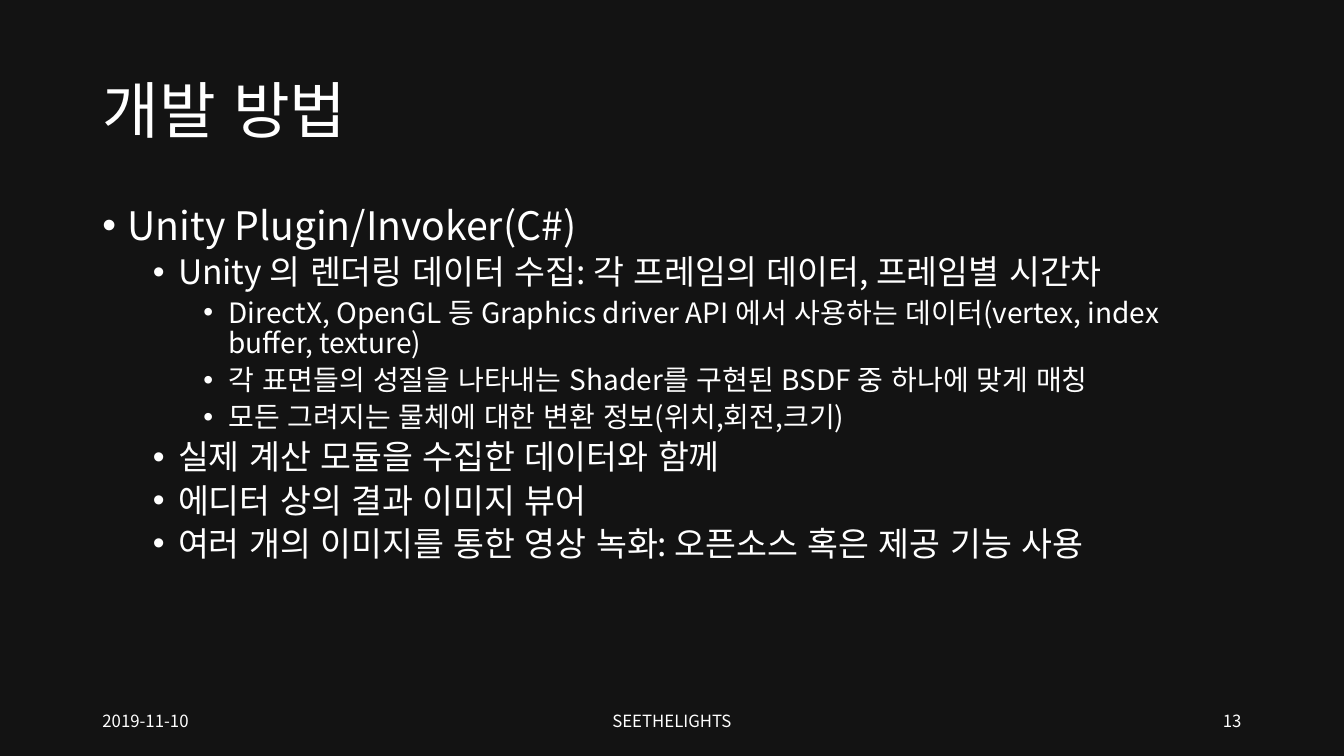
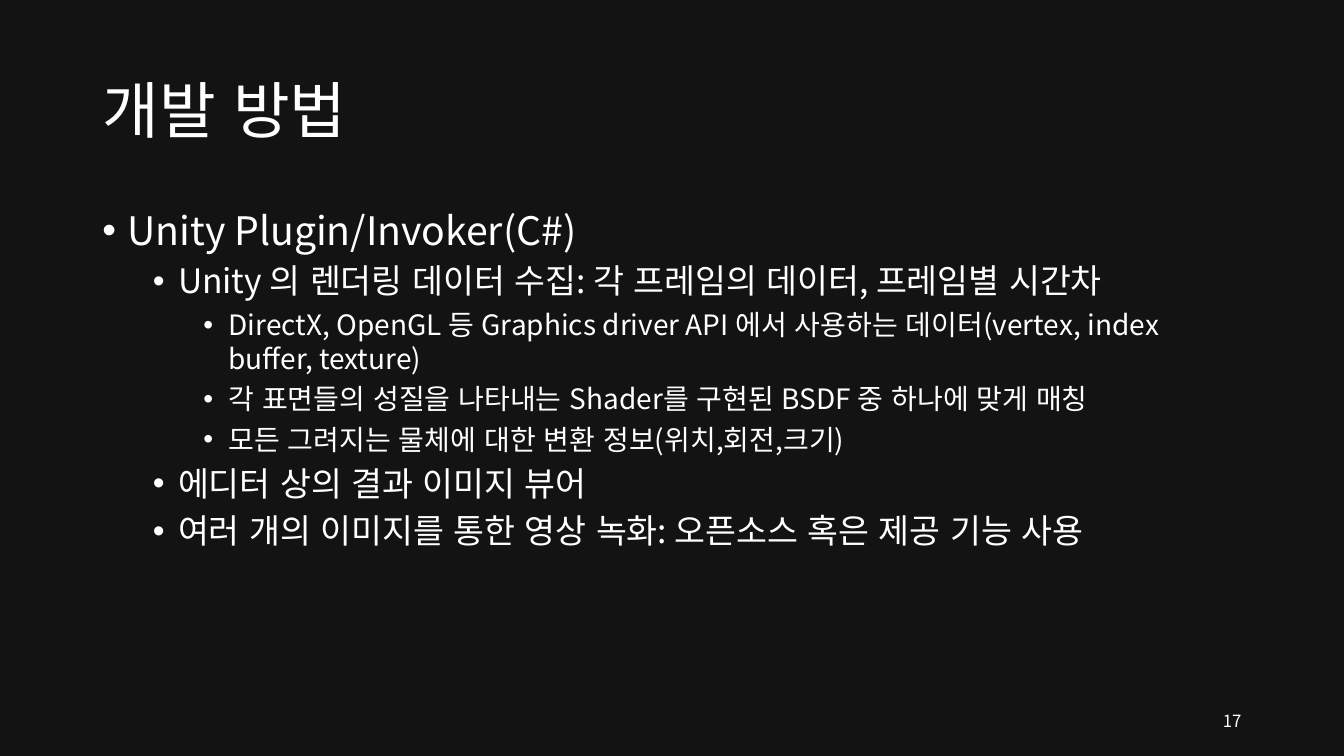
Before and after one commit to SEETHELGIHT/CapstonePlanning, a slide deck: slide 17 of doc/GPU-Accelerated_Ray_Tracing.pptx (slide 13 before the commit). Drawn at 1344x756 pixels with LibreOffice and Linux fonts; fonts in the diff are those of the drawing. Boxes give left, top, right and bottom in pixels: in the first picture for what was removed or moved away, otherwise in the second. Text is boxed around its words. In the diff, an @@ line names an element or a change of style, - is before the commit and + after.

```diff
--- a/doc/GPU-Accelerated_Ray_Tracing.pptx
+++ b/doc/GPU-Accelerated_Ray_Tracing.pptx
@@ text "Unity Plugin/Invoker(C#)" at [128, 213, 1159, 546]: line spacing 0.9 to 1 @@
@@ text at [178, 441, 720, 472]: paragraph removed @@
-  • 실제 계산 모듈을 수집한 데이터와 함께
@@ text removed at [102, 714, 188, 727] @@
-2019-11-10
@@ text removed at [612, 714, 731, 727] @@
-SEETHELIGHTS
@@ page number at [1223, 714, 1242, 727]: text changed @@
-13
+17
```
Also in this commit, not shown: 19 other slides changed, 5 slides added, 2 slides removed.
